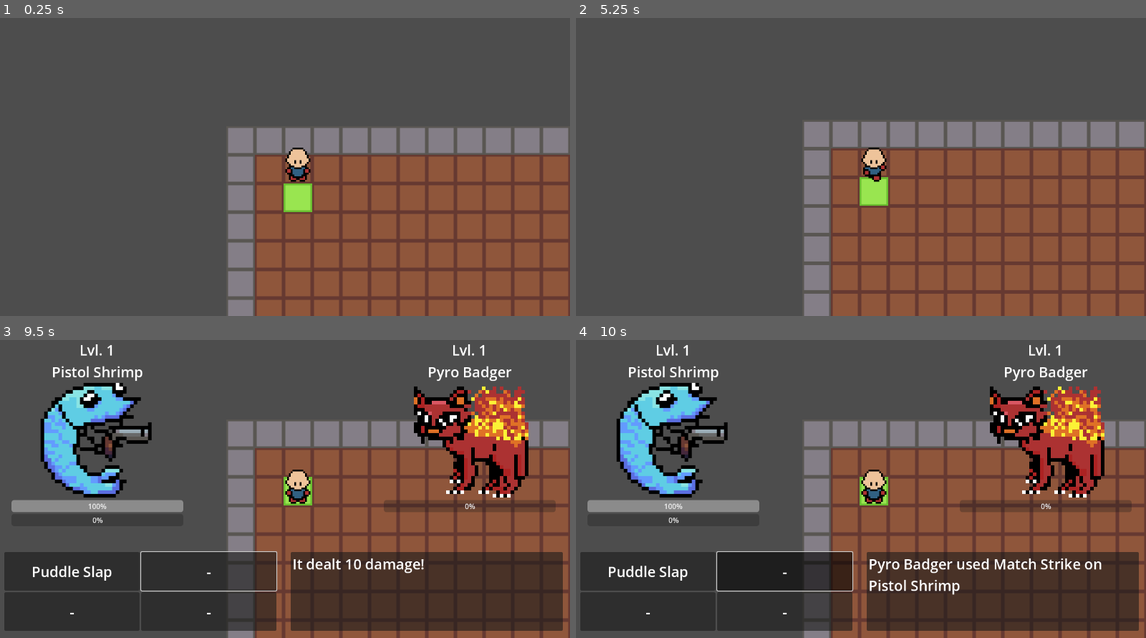
Above: before the commit, frames 1-4 (two rows, left to right).
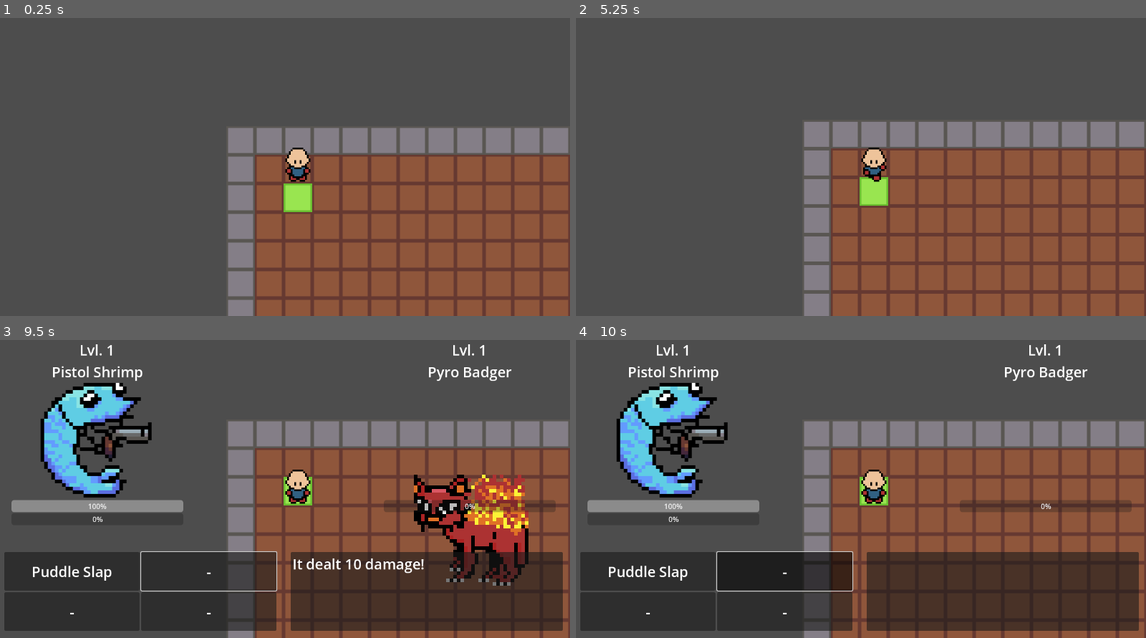
Above: after the commit, the same moments.

Repository: jevonsp/monster-tamer
Game: Godot game, scene res://main/main.tscn
The game is run twice, just before and just after one commit, with the same random seed, the same clock (stepped at 60 frames per second) and the same inputs.
Inputs (mouse positions are in pixels of both pictures, inside the frame that each line leads up to):
- Up to frame 1 (0.25 s): no input
- Up to frame 2 (5.25 s): tap Enter at 0.5 s; move the mouse to (986, 140) at 0.52 s; hold D (right) 0.53-1.28 s; hold Space (yes) 0.53-1.28 s; click (986, 140) at 0.67 s; move the mouse to (747, 169) at 1.27 s; hold S (down) 1.28-2.03 s; tap Shift at 1.35, 2.85, 4.35 s; move the mouse to (918, 83) at 2.02 s; hold D (right) 2.03-2.78 s; hold Space (yes) 2.03-2.78 s; move the mouse to (832, 220) at 2.77 s; hold W (up) 2.78-3.53 s; click (832, 220) at 2.92 s; move the mouse to (1032, 202) at 3.52 s; hold Space (yes) 3.53-4.28 s; hold A (left) 3.53-5.03 s; tap Escape (no) at 4.15 s; move the mouse to (690, 107) at 4.27 s; move the mouse to (889, 155) at 5.02 s; hold S (down) from 5.03 s (still down); hold Space (yes) from 5.03 s (still down); click (889, 155) at 5.17 s
- Up to frame 3 (9.5 s): release S (down) at 5.75 s; release Space (yes) at 5.75 s; click "Party" at 5.75 s; click "Fight" at 6.5 s; click "Puddle Slap" at 7.25 s; click "-" at 8 s; move the mouse to (199, 396) at 8.77 s; hold D (right) from 8.78 s (still down); tap Shift at 8.85 s
- Up to frame 4 (10 s): move the mouse to (986, 462) at 9.52 s; release D (right) at 9.53 s; hold W (up) from 9.53 s (still down); hold Space (yes) from 9.53 s (still down)

Frames 1-2 are identical in both runs. In frame 3, 9.5% of the frame differs, in the area x 16-93%, y 15-83%; in frame 4, 6.2%.

Commit message:
Hacky fix, but battle flow corrected

Diff:
--- a/battle/battle.gd
+++ b/battle/battle.gd
@@ -57,7 +57,7 @@
 
 
 func _connect_signals() -> void:
-	Global.send_player_party.connect(set_player_party)
+	Global.send_player_party.connect(_set_player_party)
 	Global.wild_battle_requested.connect(_start_wild_battle)
 
 
@@ -73,8 +73,11 @@
 func _start_wild_battle(monster_data: MonsterData, level: int) -> void:
 	_clear_actors()
 
-	enemy_actor = monster_data.set_up(level)
-	player_actor = player_party[0]
+	var monster = monster_data.set_up(level)
+	_set_wild_party([monster])
+	set_enemy_actor()
+
+	set_player_actor()
 
 	_toggle_player()
 	_display_current_monsters()
@@ -86,6 +89,28 @@
 	_toggle_visible()
 	_toggle_player()
 
+
+func _set_player_party(party: Array[Monster]) -> void:
+	player_party = party
+
+
+func _set_wild_party(party: Array[Monster]) -> void:
+	enemy_party = party
+
+
+func set_player_actor(monster: Monster = null) -> void:
+	if monster == null:
+		player_actor = player_party[0]
+	else:
+		player_actor = monster
+	player_actor.was_in_battle = true
+
+
+func set_enemy_actor(monster: Monster = null) -> void:
+	if monster == null:
+		enemy_actor = enemy_party[0]
+	else:
+		enemy_actor = monster
 
 func _clear_actors() -> void:
 	player_actor = null
@@ -100,10 +125,6 @@
 	turn_queue.clear()
 	vis_state = VisibilityState.OPTIONS
 	processing = false
-
-
-func set_player_party(party: Array[Monster]) -> void:
-	player_party = party
 #endregion
 
 #region # TURN EXECUTION
@@ -152,8 +173,20 @@
 
 	for entry in turn_queue:
 		var actor = entry.actor
-		var target = entry.target
+		var target: Monster = entry.target
+		var exp_completed = [false]
+		var on_exp_complete = func(): exp_completed[0] = true
+		Global.experience_animation_complete.connect(on_exp_complete, CONNECT_ONE_SHOT)
+
 		await entry.action.execute(actor, target)
+		if target and target.is_fainted and target == enemy_actor:
+			if not exp_completed[0]:
+				await Global.experience_animation_complete
+				print("got signal")
+		if _check_win():
+			_win()
+		if _check_lose():
+			_lose()
 
 	turn_queue.clear()
 	processing = true
@@ -166,6 +199,27 @@
 			return a.action.priority > b.action.priority
 		return a.actor.speed > b.actor.speed
 	)
+
+func _check_win() -> bool:
+	for monster in enemy_party:
+		if not monster.is_fainted:
+			return false
+	return true
+
+
+func _check_lose() -> bool:
+	for monster in player_party:
+		if not monster.is_fainted:
+			return false
+	return true
+
+
+func _win() -> void:
+	print("would win here")
+
+
+func _lose() -> void:
+	print("would lose here")
 #endregion
 
 #region # UI UPDATES
@@ -208,9 +262,12 @@
 func _update_exp() -> void:
 	var max_exp = Monster.EXPERIENCE_PER_LEVEL * player_actor.level
 	var min_exp = Monster.EXPERIENCE_PER_LEVEL * (player_actor.level - 1)
+
 	player_exp_bar.max_value = max_exp
 	player_exp_bar.min_value = min_exp
 	player_exp_bar.value = player_actor.experience
+
+	player_exp_bar.actor = player_actor
 
 
 func _update_moves() -> void:
--- a/battle/battle.tscn
+++ b/battle/battle.tscn
@@ -1,18 +1,104 @@
 [gd_scene format=3 uid="uid://bnqog2bk3p7mv"]
 
 [ext_resource type="Script" uid="uid://b5jkgp3idbiag" path="res://battle/battle.gd" id="1_tiqy5"]
+[ext_resource type="Script" uid="uid://te2pxu06ls6w" path="res://battle/player_level_label.gd" id="2_7fucf"]
 [ext_resource type="PackedScene" uid="uid://bbdhbxa071x5y" path="res://battle/texture_rect.tscn" id="2_l1kiu"]
 [ext_resource type="PackedScene" uid="uid://ca2t8g1fmv3er" path="res://battle/hp_bar.tscn" id="3_qubjc"]
 [ext_resource type="Script" uid="uid://bk6ypbk1qdow6" path="res://battle/label.gd" id="4_4mnim"]
+[ext_resource type="PackedScene" uid="uid://lq32c6hrp08x" path="res://battle/player_exp_bar.tscn" id="4_l1kiu"]
 [ext_resource type="Script" uid="uid://j3rccy2xlud6" path="res://battle/animation_container.gd" id="5_l1kiu"]
 
 [sub_resource type="Animation" id="Animation_4mnim"]
 length = 0.001
+tracks/0/type = "value"
+tracks/0/imported = false
+tracks/0/enabled = true
+tracks/0/path = NodePath("Content/PlayerTextureRect:position")
+tracks/0/interp = 1
+tracks/0/loop_wrap = true
+tracks/0/keys = {
+"times": PackedFloat32Array(0),
+"transitions": PackedFloat32Array(1),
+"update": 0,
+"values": [Vector2(97, 150)]
+}
+tracks/1/type = "value"
+tracks/1/imported = false
+tracks/1/enabled = true
+tracks/1/path = NodePath("Content/EnemyTextureRect:position")
+tracks/1/interp = 1
+tracks/1/loop_wrap = true
+tracks/1/keys = {
+"times": PackedFloat32Array(0),
+"transitions": PackedFloat32Array(1),
+"update": 0,
+"values": [Vector2(931, 150)]
+}
+
+[sub_resource type="Animation" id="Animation_rxlun"]
+resource_name = "enemy_faint"
+length = 0.5
+tracks/0/type = "value"
+tracks/0/imported = false
+tracks/0/enabled = true
+tracks/0/path = NodePath("Content/EnemyTextureRect:position")
+tracks/0/interp = 1
+tracks/0/loop_wrap = true
+tracks/0/keys = {
+"times": PackedFloat32Array(0, 0.5),
+"transitions": PackedFloat32Array(1, 1),
+"update": 0,
+"values": [Vector2(931, 150), Vector2(931, 740)]
+}
+tracks/1/type = "method"
+tracks/1/imported = false
+tracks/1/enabled = true
+tracks/1/path = NodePath("Content/EnemyTextureRect")
+tracks/1/interp = 1
+tracks/1/loop_wrap = true
+tracks/1/keys = {
+"times": PackedFloat32Array(0.46666667),
+"transitions": PackedFloat32Array(1),
+"values": [{
+"args": [],
+"method": &"clear_image"
+}]
+}
 
 [sub_resource type="Animation" id="Animation_l1kiu"]
 resource_name = "enemy_hit"
 length = 0.3
 
+[sub_resource type="Animation" id="Animation_iorop"]
+resource_name = "player_faint"
+length = 0.5
+tracks/0/type = "value"
+tracks/0/imported = false
+tracks/0/enabled = true
+tracks/0/path = NodePath("Content/PlayerTextureRect:position")
+tracks/0/interp = 1
+tracks/0/loop_wrap = true
+tracks/0/keys = {
+"times": PackedFloat32Array(0, 0.5),
+"transitions": PackedFloat32Array(1, 1),
+"update": 0,
+"values": [Vector2(97, 150), Vector2(97, 740)]
+}
+tracks/1/type = "method"
+tracks/1/imported = false
+tracks/1/enabled = true
+tracks/1/path = NodePath("Content/PlayerTextureRect")
+tracks/1/interp = 1
+tracks/1/loop_wrap = true
+tracks/1/keys = {
+"times": PackedFloat32Array(0.5),
+"transitions": PackedFloat32Array(1),
+"values": [{
+"args": [],
+"method": &"clear_image"
+}]
+}
+
 [sub_resource type="Animation" id="Animation_7fucf"]
 resource_name = "player_hit"
 length = 0.3
@@ -20,7 +106,9 @@
 [sub_resource type="AnimationLibrary" id="AnimationLibrary_iorop"]
 _data = {
 &"RESET": SubResource("Animation_4mnim"),
+&"enemy_faint": SubResource("Animation_rxlun"),
 &"enemy_hit": SubResource("Animation_l1kiu"),
+&"player_faint": SubResource("Animation_iorop"),
 &"player_hit": SubResource("Animation_7fucf")
 }
 
@@ -230,6 +318,7 @@
 text = "Lvl.99"
 horizontal_alignment = 1
 vertical_alignment = 1
+script = ExtResource("2_7fucf")
 
 [node name="PlayerNameLabel" type="Label" parent="Content" unique_id=425096907]
 layout_mode = 0
@@ -246,8 +335,8 @@
 layout_mode = 0
 offset_left = 97.0
 offset_top = 150.0
-offset_right = 353.0
-offset_bottom = 406.0
+offset_right = 353.00024
+offset_bottom = 406.00024
 
 [node name="PlayerHPBar" parent="Content" unique_id=1881680306 instance=ExtResource("3_qubjc")]
 layout_mode = 0
@@ -256,12 +345,12 @@
 offset_right = 416.0
 offset_bottom = 439.0
 
-[node name="PlayerEXPBar" type="ProgressBar" parent="Content" unique_id=447239853]
+[node name="PlayerEXPBar" parent="Content" unique_id=2114861553 instance=ExtResource("4_l1kiu")]
 layout_mode = 0
 offset_left = 32.0
-offset_top = 443.0
+offset_top = 441.0
 offset_right = 416.0
-offset_bottom = 470.0
+offset_bottom = 468.0
 
 [node name="EnemyLevelLabel" type="Label" parent="Content" unique_id=1192345644]
 layout_mode = 0
--- /dev/null
+++ b/battle/player_exp_bar.gd
@@ -0,0 +1,14 @@
+extends ProgressBar
+var actor
+
+func _ready() -> void:
+	Global.monster_gained_exp.connect(_on_monster_gained_exp)
+
+
+func _on_monster_gained_exp(monster: Monster, amount: int) -> void:
+	if actor == monster:
+		await get_tree().create_timer(Global.DEFAULT_DELAY).timeout
+		value += amount
+		print(amount)
+		Global.experience_animation_complete.emit()
+		print("emitted")
--- /dev/null
+++ b/battle/player_exp_bar.tscn
@@ -0,0 +1,8 @@
+[gd_scene format=3 uid="uid://lq32c6hrp08x"]
+
+[ext_resource type="Script" uid="uid://d37n32ohpoo5j" path="res://battle/player_exp_bar.gd" id="1_i5u7q"]
+
+[node name="PlayerEXPBar" type="ProgressBar" unique_id=2114861553]
+offset_right = 384.0
+offset_bottom = 27.0
+script = ExtResource("1_i5u7q")
--- /dev/null
+++ b/battle/player_level_label.gd
@@ -0,0 +1 @@
+extends Label
--- a/battle/texture_rect.gd
+++ b/battle/texture_rect.gd
@@ -1,12 +1,21 @@
 extends TextureRect
 var player_actor
 var enemy_actor
-
+var original_position: Vector2
 @onready var animation_player: AnimationPlayer = $"../../AnimationPlayer"
 
 func _ready() -> void:
+	original_position = global_position
 	Global.send_sprite_shake.connect(_play_sprite_shake)
 	Global.send_monster_fainted.connect(_play_monster_faint)
+
+
+func _play_sprite_shake(target: Monster) -> void:
+	if target == player_actor:
+		animation_player.play("player_hit")
+	else:
+		animation_player.play("enemy_hit")
+
 
 func _play_monster_faint(target: Monster) -> void:
 	if target == player_actor:
@@ -14,8 +23,16 @@
 	else:
 		animation_player.play("enemy_faint")
 
-func _play_sprite_shake(target: Monster) -> void:
-	if target == player_actor:
-		animation_player.play("player_hit")
-	else:
-		animation_player.play("enemy_hit")
+
+func clear_image() -> void:
+	reset_texture()
+	reset_position()
+	Global.monster_fainted_animation_complete.emit()
+
+
+func reset_texture() -> void:
+	texture = null
+
+
+func reset_position() -> void:
+	global_position = original_position
--- a/battle/texture_rect.tscn
+++ b/battle/texture_rect.tscn
@@ -4,6 +4,7 @@
 [ext_resource type="Script" uid="uid://bf6no5e165r8d" path="res://battle/texture_rect.gd" id="2_h6ej7"]
 
 [node name="TextureRect" type="TextureRect" unique_id=2099373258]
+z_index = -1
 custom_minimum_size = Vector2(0, 256)
 offset_left = 30.0
 offset_top = 152.0
--- a/classes/Monster.gd
+++ b/classes/Monster.gd
@@ -16,6 +16,7 @@
 @export var moves: Array = []
 
 @export var is_fainted: bool = false
+@export var was_in_battle: bool = false
 
 func set_monster_data(md: MonsterData) -> void:
 	monster_data = md
@@ -52,11 +53,18 @@
 
 func take_damage(amount: int) -> void:
 	current_hitpoints = max(0, current_hitpoints - amount)
+	Global.send_hitpoints_change.emit(self, current_hitpoints)
 	if current_hitpoints <= 0:
+		await Global.hitpoints_animation_complete
 		faint()
-	Global.send_hitpoints_change.emit(self, current_hitpoints)
 
 
 func faint():
 	is_fainted = true
 	Global.send_monster_fainted.emit(self)
+	Global.send_monster_death_experience.emit(EXPERIENCE_PER_LEVEL * level)
+
+
+func gain_exp(amount: int) -> void:
+	experience += amount
+	Global.monster_gained_exp.emit(self, amount)
--- a/main/Global.gd
+++ b/main/Global.gd
@@ -22,4 +22,9 @@
 signal hitpoints_animation_complete
 # Fainting
 signal send_monster_fainted(monster: Monster)
+signal monster_fainted_animation_complete
+# Experience
+signal send_monster_death_experience(amount: int)
+signal monster_gained_exp(target: Monster, amount: int)
+signal experience_animation_complete
 @warning_ignore_restore("unused_signal")
--- a/player/player.gd
+++ b/player/player.gd
@@ -26,6 +26,7 @@
 	add_to_group("player")
 	Global.toggle_player.connect(toggle_processing)
 	Global.player_party_requested.connect(send_player_party)
+	Global.send_monster_death_experience.connect(_grant_party_experience)
 	tile_start_pos = position; tile_target_pos = position
 
 
@@ -213,6 +214,16 @@
 func _add_to_storage(monster: Monster) -> void:
 	storage.append(monster)
 
+
 func send_player_party() -> void:
 	Global.send_player_party.emit(party)
+
+
+func _grant_party_experience(amount: int) -> void:
+	var getting_exp: Array[Monster]
+	for monster in party:
+		if monster.was_in_battle:
+			getting_exp.append(monster)
+	for monster in getting_exp:
+		monster.gain_exp(int(amount / float(getting_exp.size())))
 #endregion
Not shown, added: battle/player_exp_bar.gd.uid
Not shown, added: battle/player_level_label.gd.uid
